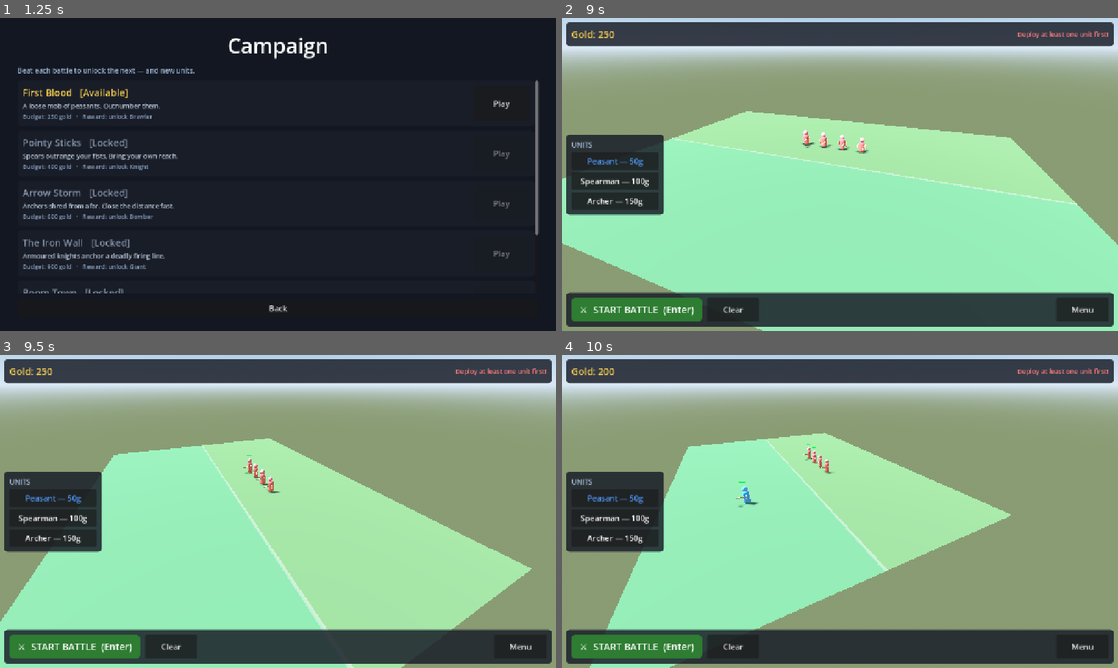
Above: before the commit, frames 1-4 (two rows, left to right).
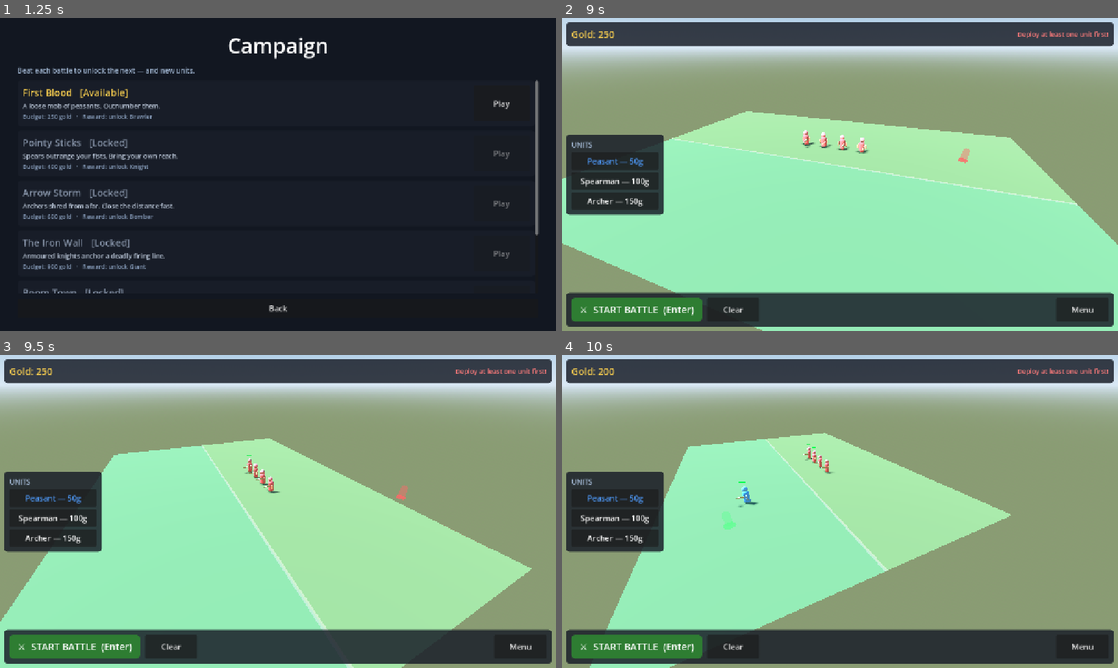
Above: after the commit, the same moments.

Repository: jaygriggsau/sameduck
Game: Godot game, scene res://scenes/Main.tscn
The game is run twice, just before and just after one commit, with the same random seed, the same clock (stepped at 60 frames per second) and the same inputs.
Inputs (mouse positions are in pixels of both pictures, inside the frame that each line leads up to):
- Up to frame 1 (1.25 s): click "Campaign" at 0.5 s
- Up to frame 2 (9 s): click "Play" at 1.25 s; click "Peasant — 50g" at 2 s; click "Spearman — 100g" at 2.75 s; click "Archer — 150g" at 3.5 s; click "⚔ START BATTLE (Enter)" at 4.25 s; click "⚔ START BATTLE (Enter)" at 5 s; click "Clear" at 5.75 s; click "Menu" at 6.5 s; click "Campaign" at 7.25 s; click "Play" at 8 s; tap Enter at 8.75 s; move the mouse to (962, 158) at 8.77 s; hold D from 8.78 s (still down); hold Q from 8.78 s (still down); click (962, 158) at 8.92 s
- Up to frame 3 (9.5 s): keep holding D; keep holding Q
- Up to frame 4 (10 s): move the mouse to (728, 527) at 9.52 s; release D at 9.53 s; release Q at 9.53 s; hold S from 9.53 s (still down); tap E at 9.6 s; click (728, 527) at 9.67 s

Frame 1 is identical in both runs. In frame 2, less than 0.1% of the frame differs, in the area x 71-74%, y 41-47%; in frame 3, less than 0.1%; in frame 4, 0.1%, in the area x 28-32%, y 50-56%.

Commit message:
Add placement preview ghost during deployment
A translucent footprint ring + unit silhouette now follows the cursor in the
deployment phase, tinted green where the selected unit can be dropped and red
where it can't (wrong half, or unaffordable in campaign).

Refactored deployment to share a single _can_place_at() validity check between
clicks and the preview. Verified both valid/invalid states by rendering the
screen via Xvfb.

https://claude.ai/code/session_018Rw3TJtXTzeM8sAcv6E2nx

Diff:
--- a/scripts/world/Arena.gd
+++ b/scripts/world/Arena.gd
@@ -22,6 +22,12 @@
 var _camera: RTSCamera
 var _battle_running: bool = false
 var _count_timer: float = 0.0
+
+var _preview: Node3D
+var _preview_ring: MeshInstance3D
+var _preview_body: MeshInstance3D
+var _preview_mat_ring: StandardMaterial3D
+var _preview_mat_body: StandardMaterial3D
 
 func _ready() -> void:
 	add_to_group("arena")
@@ -33,6 +39,7 @@
 	_projectiles_root = Node3D.new()
 	_projectiles_root.name = "Projectiles"
 	add_child(_projectiles_root)
+	_build_preview()
 
 # --- Setup entry points ---------------------------------------------------
 func setup_campaign(level: Dictionary) -> void:
@@ -150,6 +157,7 @@
 # --- Placement ------------------------------------------------------------
 func set_selected_unit(id: String) -> void:
 	selected_unit_id = id
+	_update_preview_shape()
 
 func set_sandbox_team(team: int) -> void:
 	sandbox_team = team
@@ -185,28 +193,98 @@
 func _in_enemy_zone(p: Vector3) -> bool:
 	return p.z < -MARGIN and p.z > -FIELD_Z * 0.5 + 1.0 and absf(p.x) < FIELD_X * 0.5 - 1.0
 
+## Validity check shared by deployment and the placement preview: is the
+## currently selected unit allowed to be dropped at `point` right now?
+func _can_place_at(point: Vector3) -> bool:
+	if selected_unit_id == "" or not UnitDatabase.has_unit(selected_unit_id):
+		return false
+	if mode == GameManager.Mode.SANDBOX:
+		if sandbox_team == GameManager.Team.A:
+			return _in_player_zone(point)
+		return _in_enemy_zone(point)
+	# Campaign: player's half, and affordable.
+	if not _in_player_zone(point):
+		return false
+	return int(UnitDatabase.get_unit(selected_unit_id).get("cost", 0)) <= budget_remaining
+
 func _try_deploy(point: Vector3) -> void:
-	if selected_unit_id == "" or not UnitDatabase.has_unit(selected_unit_id):
-		return
-	var team: int
-	if mode == GameManager.Mode.SANDBOX:
-		team = sandbox_team
-		# In sandbox, place within the chosen team's half.
-		if team == GameManager.Team.A and not _in_player_zone(point):
-			return
-		if team == GameManager.Team.B and not _in_enemy_zone(point):
-			return
-		_spawn_unit(selected_unit_id, team, point)
-	else:
-		if not _in_player_zone(point):
-			return
-		var cost: int = UnitDatabase.get_unit(selected_unit_id).get("cost", 0)
-		if cost > budget_remaining:
-			return
-		budget_remaining -= cost
+	if not _can_place_at(point):
+		return
+	var team := sandbox_team if mode == GameManager.Mode.SANDBOX else GameManager.Team.A
+	if mode == GameManager.Mode.CAMPAIGN:
+		budget_remaining -= int(UnitDatabase.get_unit(selected_unit_id).get("cost", 0))
 		budget_changed.emit(budget_remaining)
-		_spawn_unit(selected_unit_id, GameManager.Team.A, point)
+	_spawn_unit(selected_unit_id, team, point)
 	_emit_counts()
+
+# --- Placement preview ----------------------------------------------------
+func _build_preview() -> void:
+	_preview = Node3D.new()
+	_preview.name = "PlacementPreview"
+	add_child(_preview)
+
+	_preview_ring = MeshInstance3D.new()
+	var disc := CylinderMesh.new()
+	disc.height = 0.06
+	disc.top_radius = 0.55
+	disc.bottom_radius = 0.55
+	_preview_ring.mesh = disc
+	_preview_mat_ring = _preview_material()
+	_preview_ring.material_override = _preview_mat_ring
+	_preview_ring.position = Vector3(0, 0.04, 0)
+	_preview.add_child(_preview_ring)
+
+	_preview_body = MeshInstance3D.new()
+	var cap := CapsuleMesh.new()
+	cap.radius = 0.34
+	cap.height = 1.5
+	_preview_body.mesh = cap
+	_preview_mat_body = _preview_material()
+	_preview_body.material_override = _preview_mat_body
+	_preview_body.position = Vector3(0, 0.75, 0)
+	_preview.add_child(_preview_body)
+
+	_preview.visible = false
+
+func _preview_material() -> StandardMaterial3D:
+	var m := StandardMaterial3D.new()
+	m.transparency = BaseMaterial3D.TRANSPARENCY_ALPHA
+	m.shading_mode = BaseMaterial3D.SHADING_MODE_UNSHADED
+	m.albedo_color = Color(0.3, 1.0, 0.45, 0.4)
+	return m
+
+func _update_preview_shape() -> void:
+	if _preview_body == null or not UnitDatabase.has_unit(selected_unit_id):
+		return
+	var s: float = UnitDatabase.get_unit(selected_unit_id).get("scale", 1.0)
+	var r := 0.34 * s
+	var h := 1.5 * s
+	var cap := _preview_body.mesh as CapsuleMesh
+	cap.radius = r
+	cap.height = h
+	_preview_body.position = Vector3(0, h * 0.5 + 0.02, 0)
+	var disc := _preview_ring.mesh as CylinderMesh
+	disc.top_radius = r * 1.6
+	disc.bottom_radius = r * 1.6
+
+func _process(_delta: float) -> void:
+	if _preview == null:
+		return
+	var active := GameManager.state == GameManager.State.PLACEMENT \
+		and selected_unit_id != "" and UnitDatabase.has_unit(selected_unit_id)
+	if not active:
+		_preview.visible = false
+		return
+	var point = _ground_point(get_viewport().get_mouse_position())
+	if point == null:
+		_preview.visible = false
+		return
+	_preview.visible = true
+	_preview.global_position = Vector3(point.x, 0, point.z)
+	var ok := _can_place_at(point)
+	var tint := Color(0.3, 1.0, 0.45) if ok else Color(1.0, 0.32, 0.32)
+	_preview_mat_ring.albedo_color = Color(tint.r, tint.g, tint.b, 0.8)
+	_preview_mat_body.albedo_color = Color(tint.r, tint.g, tint.b, 0.45)
 
 func _try_remove(point: Vector3) -> void:
 	# Remove (and refund, in campaign) the nearest friendly unit to the click.
Not shown, changed: README.md
